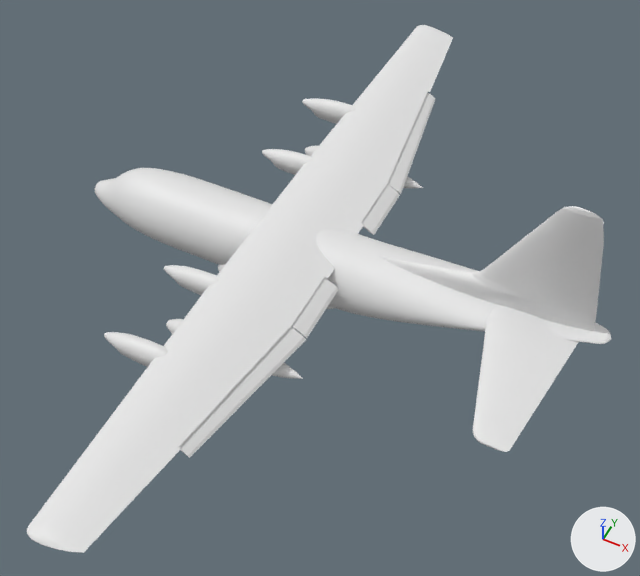
One commit to the Blender file c130/openfoam/models/blend/c130_flaps_35_half.blend: the scene before it, then after it.
Before and after are seen from a camera (50 mm lens) standing at (16.7, -29.2, 34.6) and looking at (3.4, -2.5, 1.3). The axes (+X, +Y, +Z) are drawn at lower right. The lights are the same throughout.

In view in the first picture: 'Fuselage'.
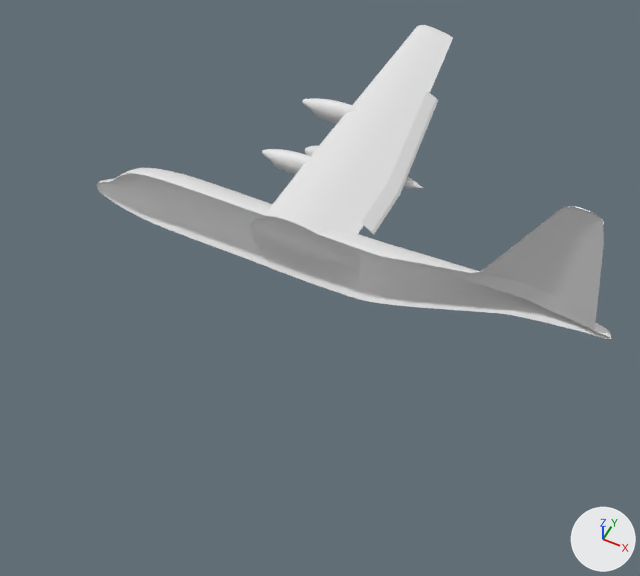
The edits, one by one:
Object 'Fuselage' (ob_fuselage) loses its MIRROR modifier named 'Mirror'.
Modifier setting removed (it was use_axis = (False, True, False)).

Boxes (x1, y1, x2, y2) around the edits, measured in the pictures (640 x 576 px):
'Fuselage', modifiers changed (12% narrower, 40% shorter)
    before: (27, 25, 611, 553)
    after: (97, 25, 611, 339)
